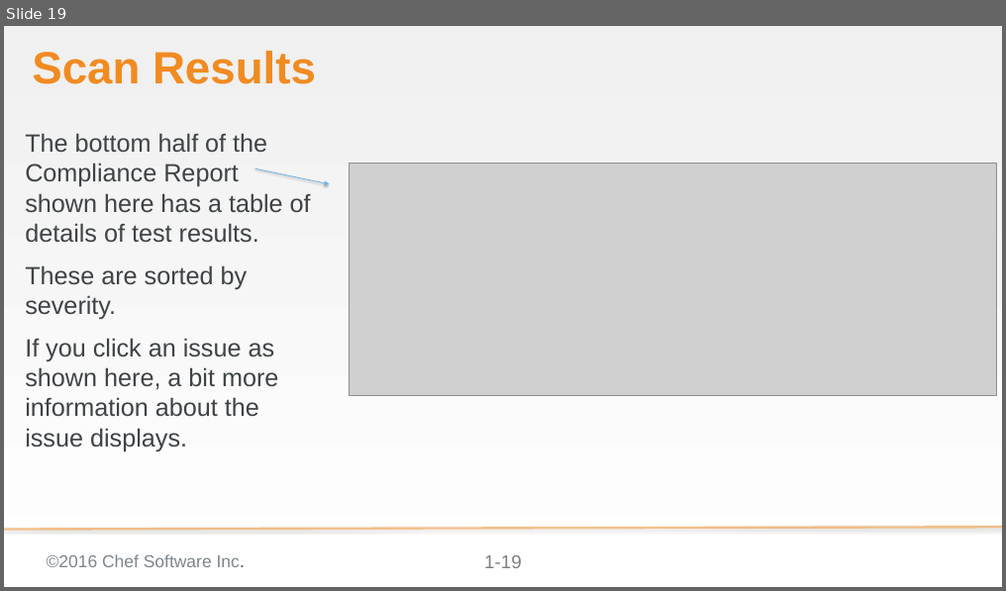
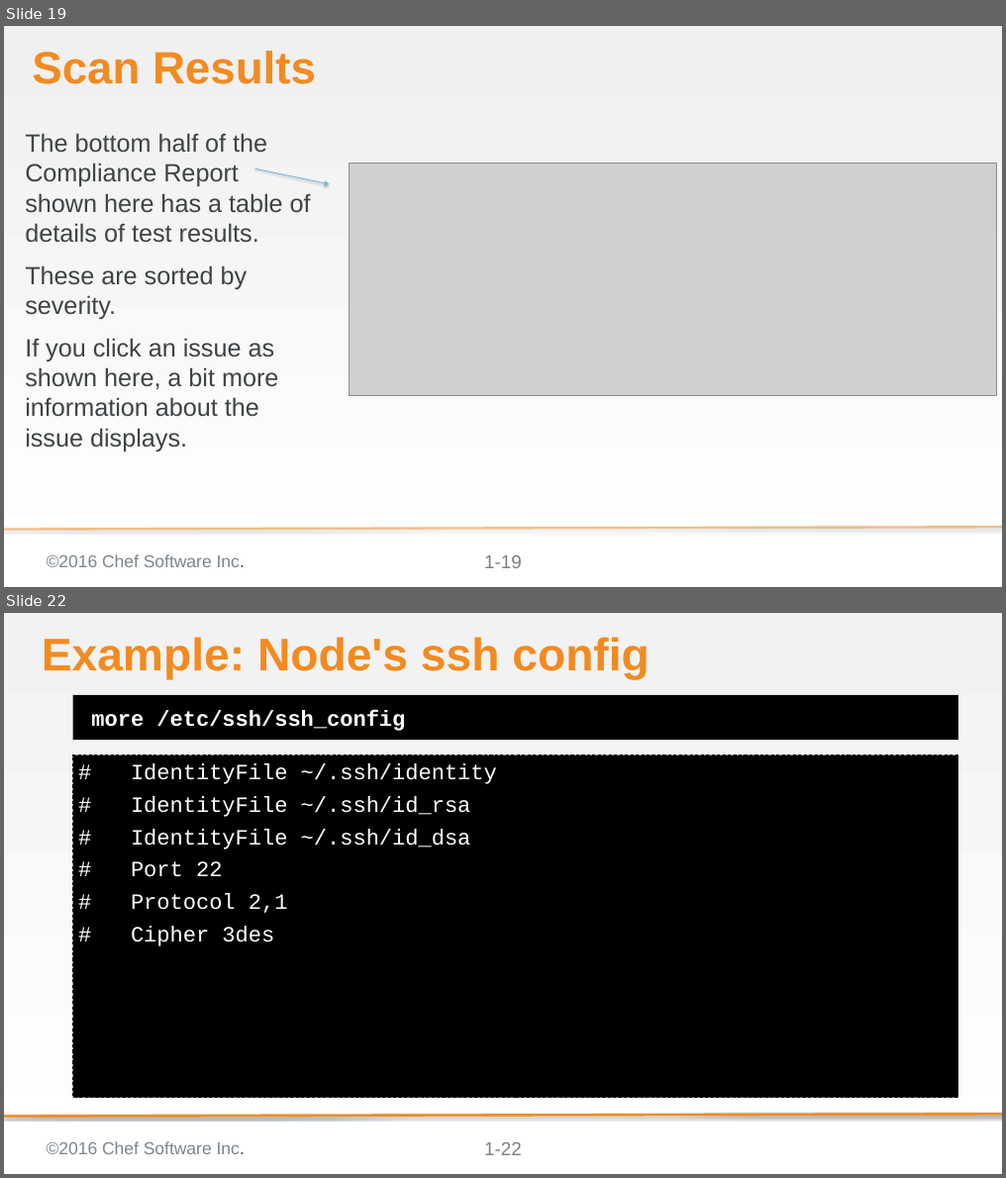
Before and after one commit to bchamby/chef-compliance-installation-configuration-operation, a slide deck: 03-initial-configuration-scans.pptx. Shown one above the other, each under a label of ours: slide 19 before the commit, slides 19 and 22 after it; the slides between them are not shown. The pictures are 1006x591 and 1006x1178 pixels, drawn with LibreOffice and Linux fonts; fonts in the diff are those of the drawing; grey boxes stand for pictures; background and template pictures are left out. Boxes give left, top, right and bottom in pixels: in the first picture for what was removed or moved away, otherwise in the second. Text is boxed around its words. In the diff, an @@ line names an element or a change of style, - is before the commit and + after.

```diff
--- a/03-initial-configuration-scans.pptx
+++ b/03-initial-configuration-scans.pptx
@@ slide 22 added at box(4, 613, 1002, 1174), background gradient #F2F2F2 to #FFFFFF; not listed: 3 template elements that a slide beside it also shows @@
@@ title added at box(42, 637, 649, 680), 58.7 pt, text #F18B21, bold @@
+Example: Node's ssh config
@@ text added at box(73, 695, 958, 740), fill #000000, 28 pt, text #FFFFFF, bold @@
+more /etc/ssh/ssh_config
@@ text added at box(73, 755, 958, 1097), fill #000000, outline #000000 1 pt dashed, 28 pt, text #FFFFFF @@
+# IdentityFile ~/.ssh/identity
+# IdentityFile ~/.ssh/id_rsa
+# IdentityFile ~/.ssh/id_dsa
+# Port 22
+# Protocol 2,1
+# Cipher 3des
@@ line added from (1002, 1114) to (4, 1117), #F18B21 3 pt @@
```
Also in this commit, not shown: 2 slides changed, 22 other slides added, 2 slides removed.
